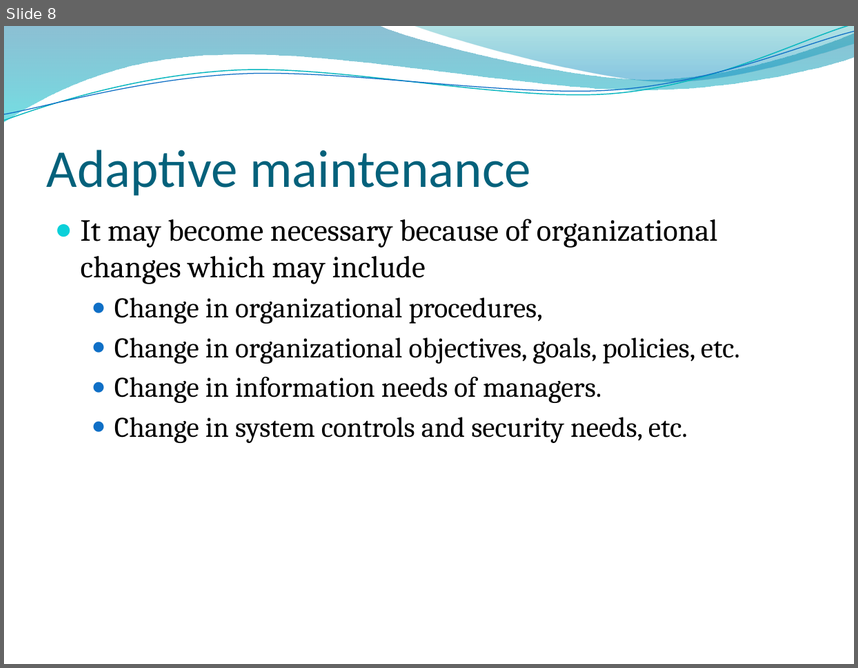
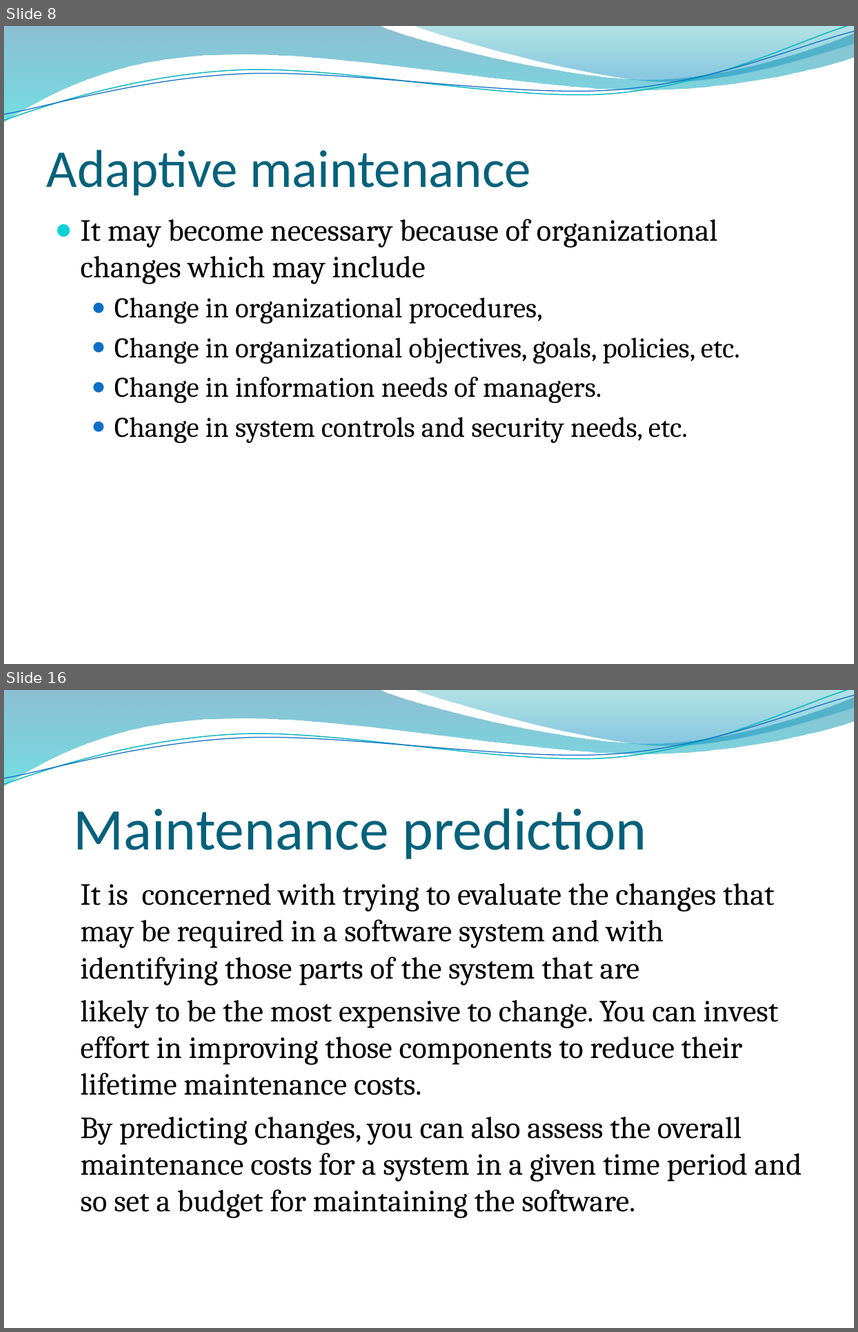
Before and after one commit to samirbaniya/extra, a slide deck: software engineering/Software Maintenance.pptx. Shown one above the other, each under a label of ours: slide 8 before the commit, slides 8 and 16 after it; the slides between them are not shown. The pictures are 858x668 and 858x1332 pixels, drawn with LibreOffice and Linux fonts; fonts in the diff are those of the drawing; background and template pictures are left out. Boxes give left, top, right and bottom in pixels: in the first picture for what was removed or moved away, otherwise in the second. Text is boxed around its words. In the diff, an @@ line names an element or a change of style, - is before the commit and + after.

```diff
--- a/software engineering/Software Maintenance.pptx
+++ b/software engineering/Software Maintenance.pptx
@@ slide 16 added at (4,690,854,1328), background picture (left out); not listed: 4 template elements that a slide beside it also shows @@
@@ title added at (73,808,646,859), 50 pt, text #04617B @@
+Maintenance prediction
@@ text added at (81,883,802,1218), 26 pt, text #000000 @@
+It is concerned with trying to evaluate the changes that may be required in a software system and with identifying those parts of the system that are
+likely to be the most expensive to change. You can invest effort in improving those components to reduce their lifetime maintenance costs.
+By predicting changes, you can also assess the overall maintenance costs for a system in a given time period and so set a budget for maintaining the software.
```
Also in this commit, not shown: 1 slide changed, 8 other slides added.
